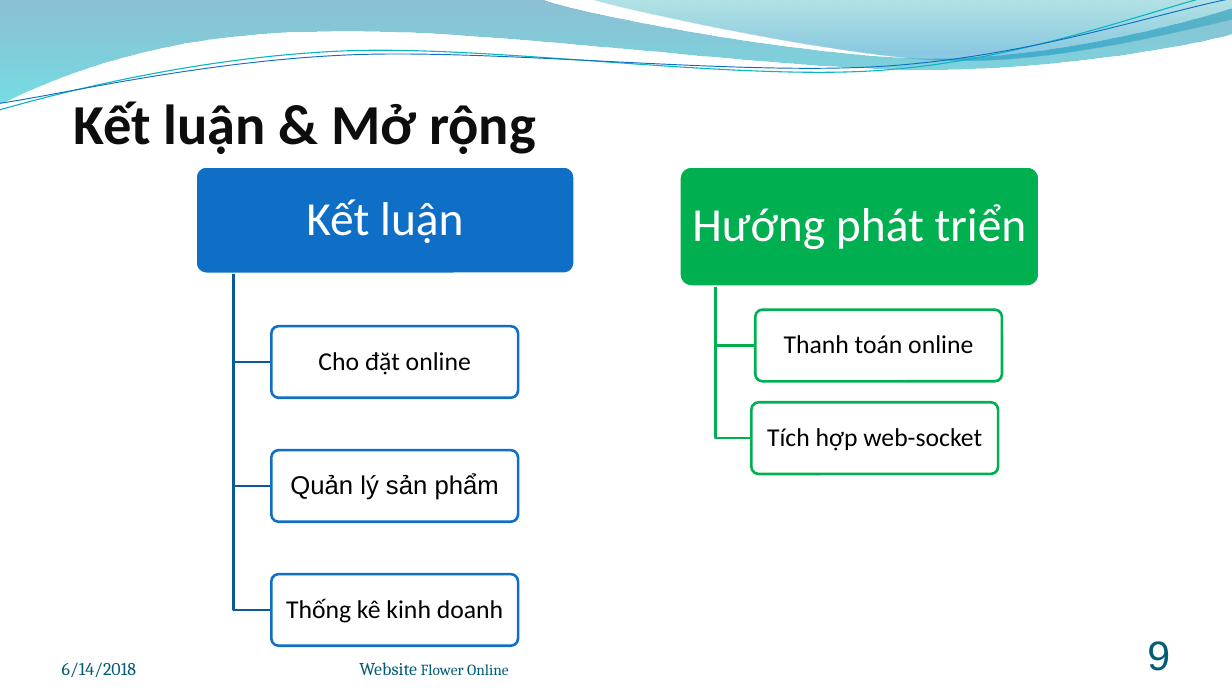
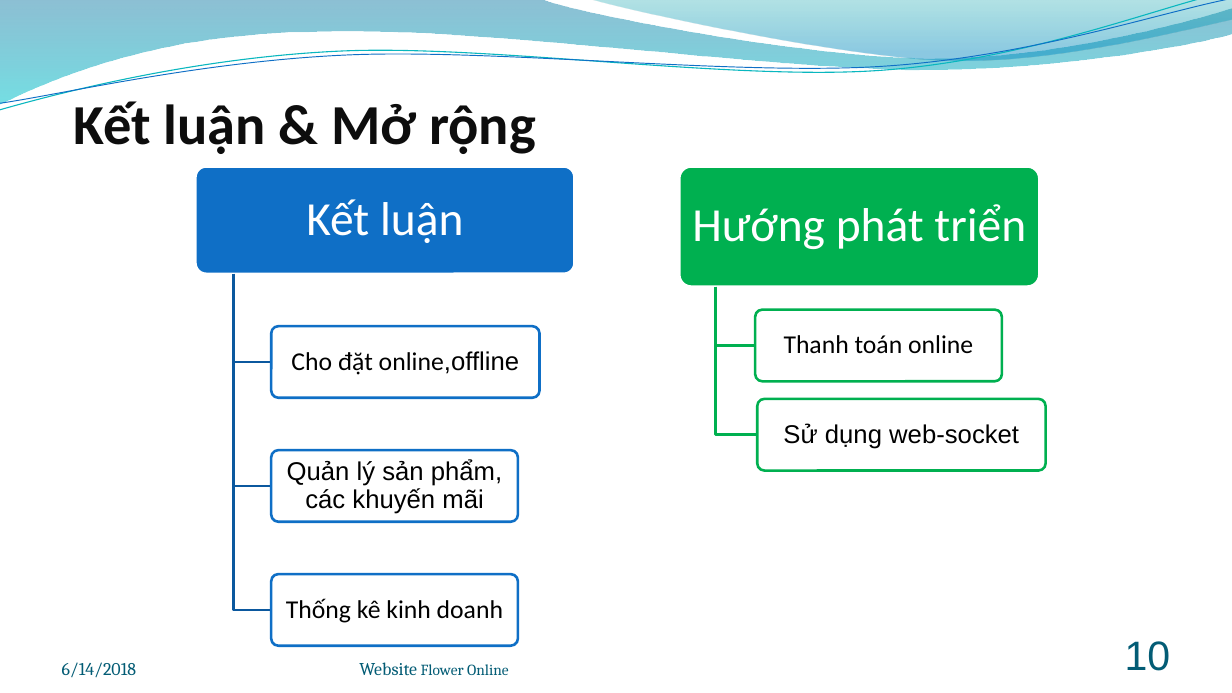
Before and after one commit to Iviettech-HT/Coffee-Shop, a slide deck: slide 10 of BaoCaoDATN.pptm (slide 9 before the commit). Drawn at 1232x693 pixels with LibreOffice and Linux fonts; fonts in the diff are those of the drawing; background and template pictures are left out. Boxes give left, top, right and bottom in pixels: in the first picture for what was removed or moved away, otherwise in the second. Text is boxed around its words. In the diff, an @@ line names an element or a change of style, - is before the commit and + after.

```diff
--- a/BaoCaoDATN.pptm
+++ b/BaoCaoDATN.pptm
@@ freeform shape: place and size @@
-freeform shape at [715, 287, 751, 438]
+freeform shape at [715, 287, 757, 434]
@@ rounded rectangle: place and size @@
-rounded rectangle at [272, 326, 518, 397]
+rounded rectangle at [272, 326, 540, 397]
@@ text at [291, 351, 519, 375]: text changed @@
-Cho đặt online
+Cho đặt online,offline
@@ rounded rectangle: place and size @@
-rounded rectangle at [751, 402, 998, 474]
+rounded rectangle at [758, 399, 1046, 471]
@@ text at [783, 423, 1019, 449]: text changed; font Calibri to Arial @@
-Tích hợp web-socket
+Sử dụng web-socket
@@ text at [287, 459, 502, 514]: text changed @@
-Quản lý sản phẩm
+Quản lý sản phẩm, các khuyến mãi
@@ page number at [1125, 641, 1171, 671]: text changed @@
-9
+10
```
Also in this commit, not shown: 4 other slides changed, 1 slide added, 9 other files.
